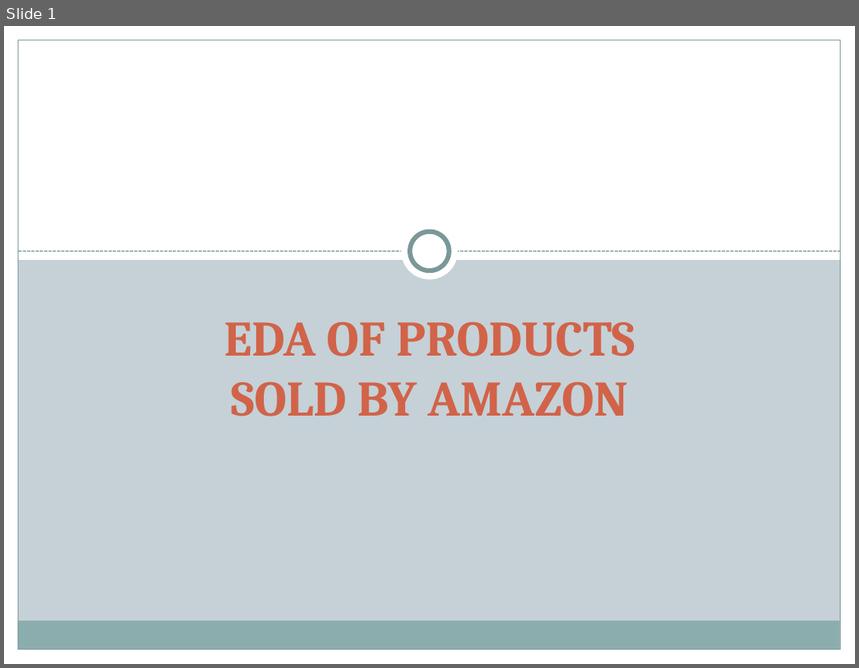
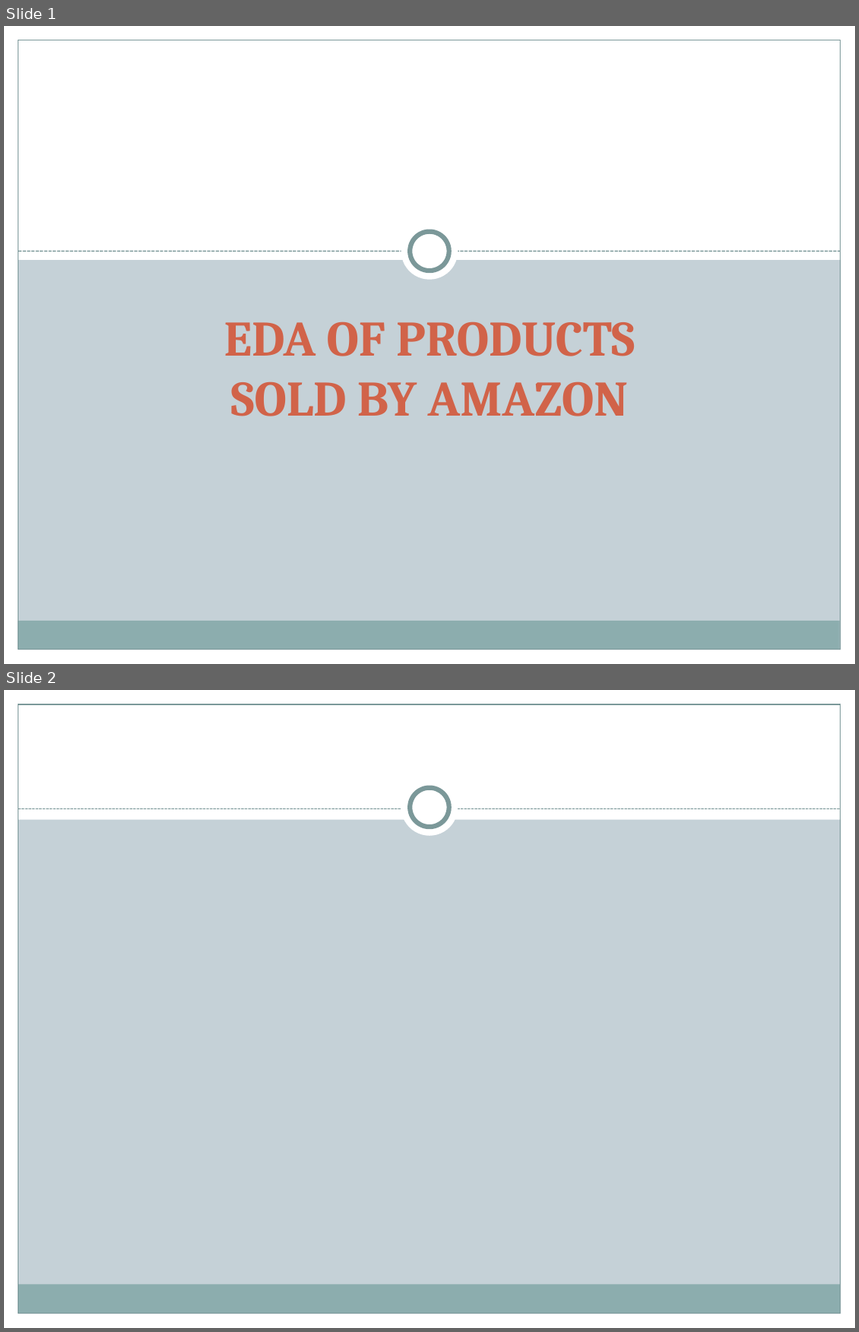
Before and after one commit to AshaSharmaGitHub/CDF-Project, a slide deck: Project-PPT.pptx. Shown one above the other, each under a label of ours: slide 1 before the commit, slides 1 and 2 after it. The pictures are 859x668 and 859x1332 pixels, drawn with LibreOffice and Linux fonts; fonts in the diff are those of the drawing. Boxes give left, top, right and bottom in pixels: in the first picture for what was removed or moved away, otherwise in the second. Text is boxed around its words. In the diff, an @@ line names an element or a change of style, - is before the commit and + after.

Commit message:
Modified the PPT

```diff
--- a/Project-PPT.pptx
+++ b/Project-PPT.pptx
@@ slide 2 added at box(4, 690, 855, 1328), background #C5D1D7; not listed: 5 template elements that a slide beside it also shows @@
@@ rectangle added at box(4, 690, 855, 819), fill #FFFFFF @@
@@ ellipse added at box(401, 780, 458, 837), fill #FFFFFF @@
@@ ellipse added at box(410, 788, 449, 827), fill #FFFFFF, outline #7C999A 4 pt @@
@@ line added from (18, 809) to (841, 809), #7C999A 0.75 pt dashed @@
```
